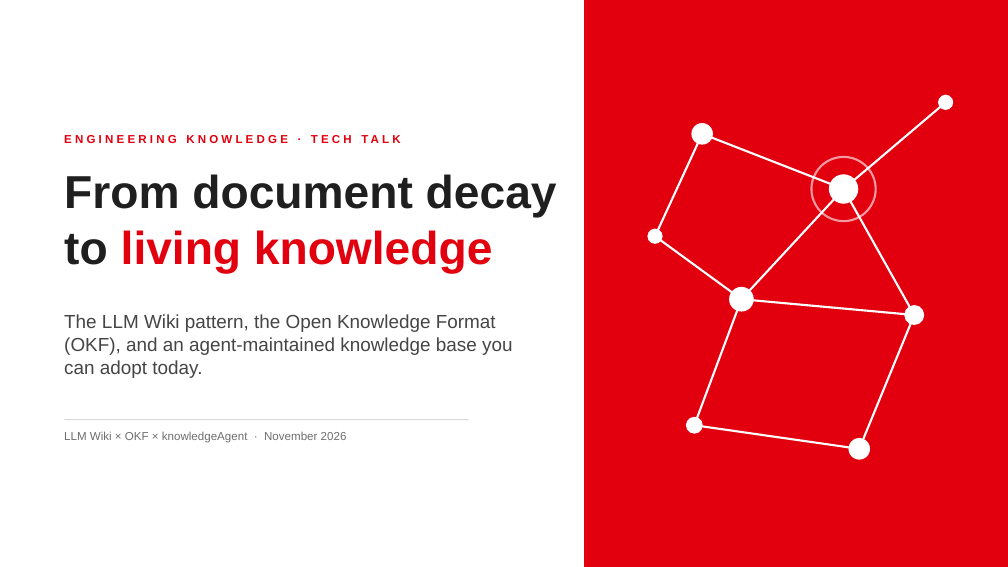
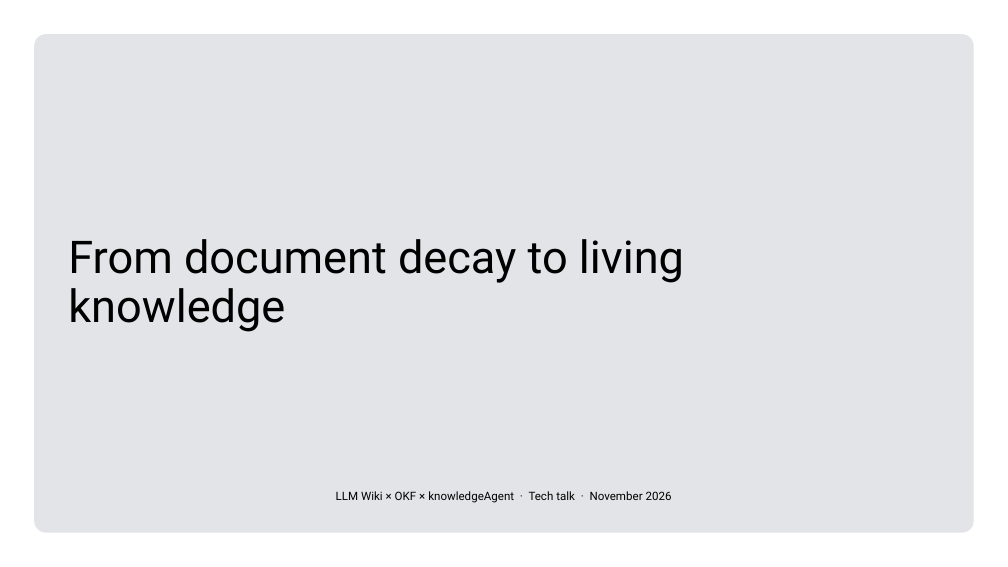
Before and after one commit to yishao1224-design/knowledgeAgent, a slide deck: slide 1 of docs/presentation/llm-wiki-okf.pptx. Drawn at 1008x567 pixels with LibreOffice and Linux fonts; fonts in the diff are those of the drawing; background and template pictures are left out. Boxes give left, top, right and bottom in pixels: in the first picture for what was removed or moved away, otherwise in the second. Text is boxed around its words. In the diff, an @@ line names an element or a change of style, - is before the commit and + after.

```diff
--- a/docs/presentation/llm-wiki-okf.pptx
+++ b/docs/presentation/llm-wiki-okf.pptx
@@ rectangle removed at bbox=[585, 0, 1008, 567] @@
@@ rounded rectangle added at bbox=[34, 34, 974, 532], fill #E3E4E7 @@
@@ line removed from (844, 189) to (946, 102) @@
@@ ellipse removed at bbox=[939, 95, 954, 110] @@
@@ text removed at bbox=[64, 132, 556, 155] @@
-ENGINEERING KNOWLEDGE · TECH TALK
@@ line removed from (655, 236) to (702, 134) @@
@@ ellipse removed at bbox=[692, 124, 712, 144] @@
@@ line removed from (702, 134) to (844, 189) @@
@@ ellipse removed at bbox=[811, 157, 876, 222] @@
@@ ellipse removed at bbox=[830, 175, 858, 203] @@
@@ line removed from (742, 299) to (844, 189) @@
@@ line removed from (844, 189) to (914, 315) @@
@@ title at bbox=[68, 239, 684, 332]: text changed; size 44 to 43 pt; font Arial to Roboto; text colour #1F1F1F to #000000; bold off @@
-From document decay
-to living knowledge
+From document decay to living knowledge
@@ title "From document decay to living ..." at bbox=[68, 239, 684, 332]: vertical alignment top to middle @@
@@ ellipse removed at bbox=[648, 229, 662, 243] @@
@@ line removed from (655, 236) to (742, 299) @@
@@ line removed from (694, 425) to (742, 299) @@
@@ ellipse removed at bbox=[730, 287, 753, 311] @@
@@ line removed from (742, 299) to (914, 315) @@
@@ text removed at bbox=[64, 314, 512, 378] @@
-The LLM Wiki pattern, the Open Knowledge Format (OKF), and an agent-maintained knowledge base you can adopt today.
@@ line removed from (860, 449) to (914, 315) @@
@@ ellipse removed at bbox=[905, 306, 924, 324] @@
@@ ellipse removed at bbox=[687, 417, 702, 433] @@
@@ line removed from (64, 420) to (469, 420) @@
@@ line removed from (694, 425) to (860, 449) @@
@@ ellipse removed at bbox=[849, 439, 870, 459] @@
@@ subtitle at bbox=[336, 491, 672, 503]: text changed; font Arial to Roboto; text colour #6E6E6E to #000000 @@
-LLM Wiki × OKF × knowledgeAgent · November 2026
+LLM Wiki × OKF × knowledgeAgent · Tech talk · November 2026
```
Also in this commit, not shown: 30 other slides changed, 1 slide added.
